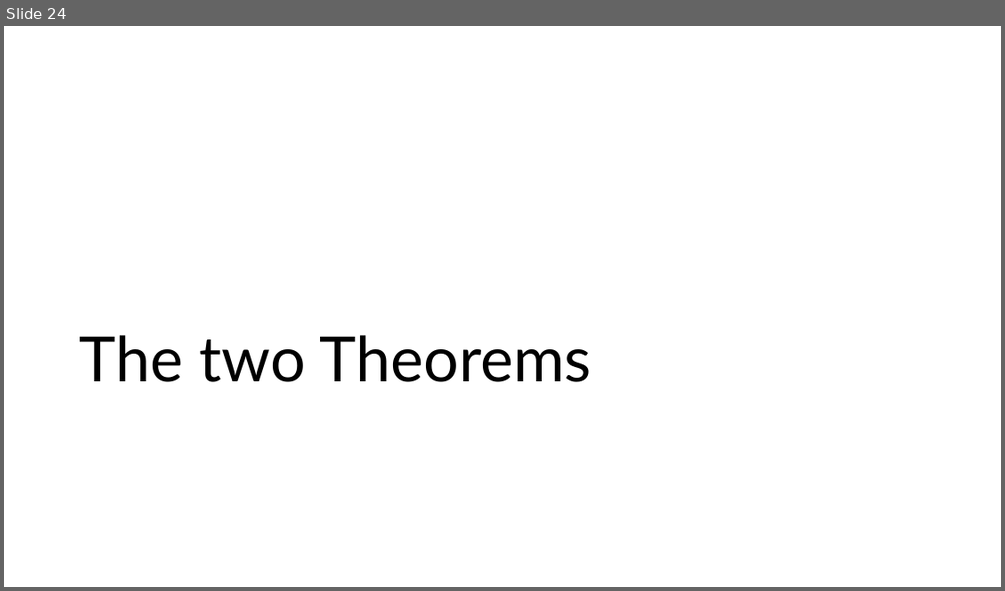
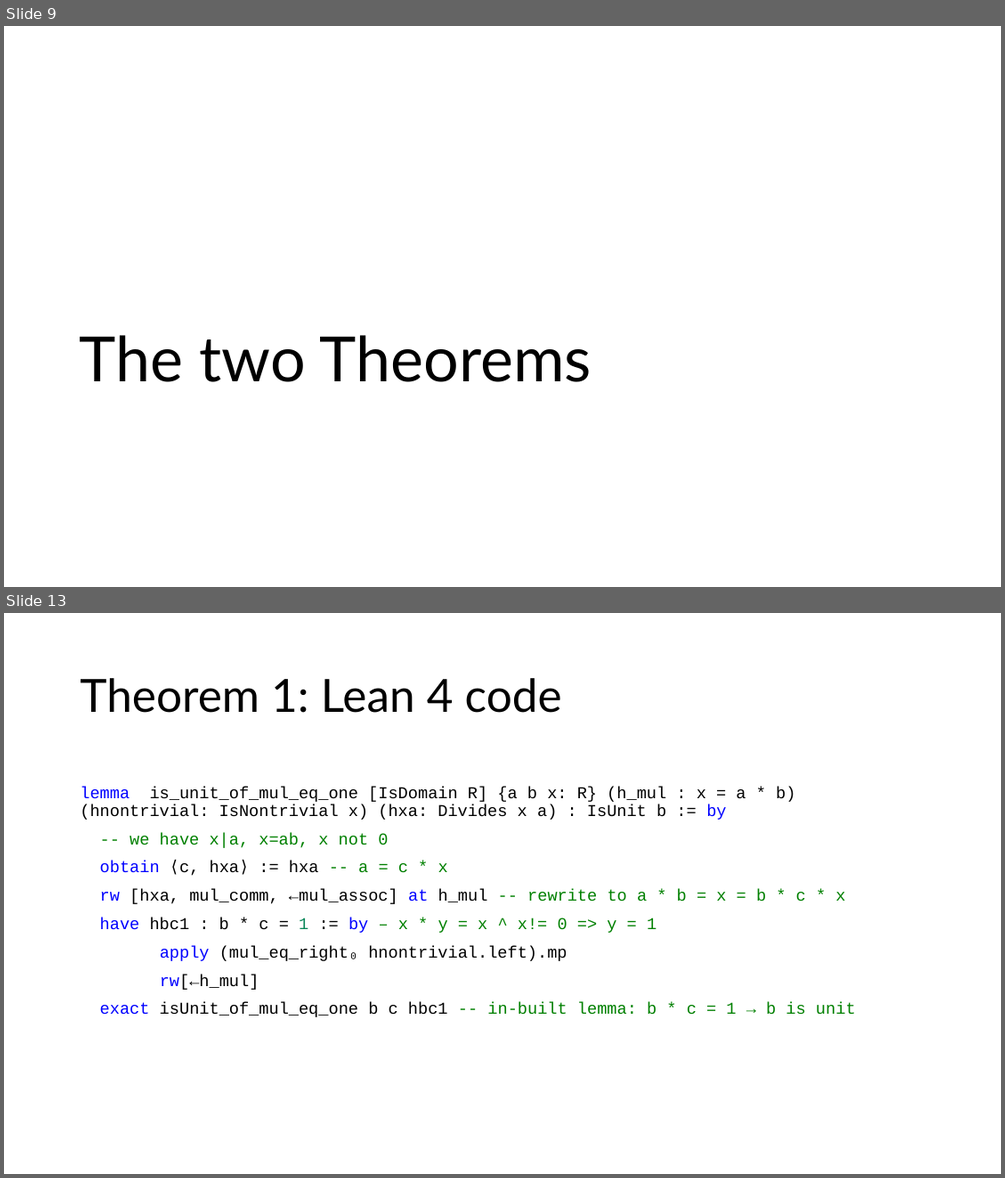
Before and after one commit to matematiflo/CompAssistedMath2024, a slide deck: Lean/Projects/06. Divisibility in rings (Algebra 1)/powerpoint/Lean Präsentation version 08.07.pptx. Shown one above the other, each under a label of ours: slide 24 before the commit, slides 9 and 13 after it; the slides between them are not shown. The pictures are 1005x591 and 1005x1178 pixels, drawn with LibreOffice and Linux fonts; fonts in the diff are those of the drawing. Boxes give left, top, right and bottom in pixels: in the first picture for what was removed or moved away, otherwise in the second. Text is boxed around its words. In the diff, an @@ line names an element or a change of style, - is before the commit and + after.

```diff
--- a/Lean/Projects/06. Divisibility in rings (Algebra 1)/powerpoint/Lean Präsentation version 08.07.pptx
+++ b/Lean/Projects/06. Divisibility in rings (Algebra 1)/powerpoint/Lean Präsentation version 08.07.pptx
@@ slide 13 added at (x1=4, y1=613, x2=1001, y2=1174), background #FFFFFF @@
@@ title added at (x1=80, y1=678, x2=562, y2=713), 44 pt, text #000000 @@
+Theorem 1: Lean 4 code
@@ text added at (x1=80, y1=787, x2=856, y2=1017), 16 pt, text #000000 @@
+lemma is_unit_of_mul_eq_one [IsDomain R] {a b x: R} (h_mul : x = a * b) (hnontrivial: IsNontrivial x) (hxa: Divides x a) : IsUnit b := by
+-- we have x|a, x=ab, x not 0
+obtain ⟨c, hxa⟩ := hxa -- a = c * x
+rw [hxa, mul_comm, ←mul_assoc] at h_mul -- rewrite to a * b = x = b * c * x
+have hbc1 : b * c = 1 := by – x * y = x ^ x!= 0 => y = 1
+apply (mul_eq_right₀ hnontrivial.left).mp
+rw[←h_mul]
+exact isUnit_of_mul_eq_one b c hbc1 -- in-built lemma: b * c = 1 → b is unit
@@ what was slide 24 is now slide 9 @@
```
Also in this commit, not shown: 8 slides changed, 3 other slides added, 19 slides removed, 1 other file.
